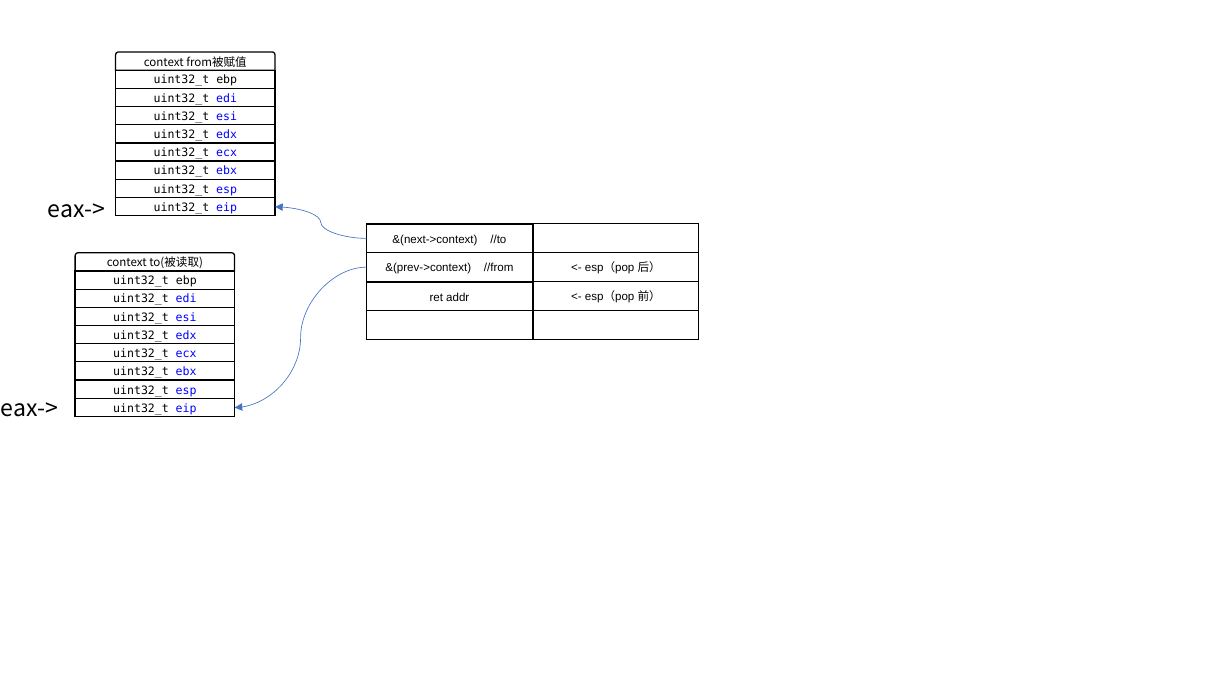
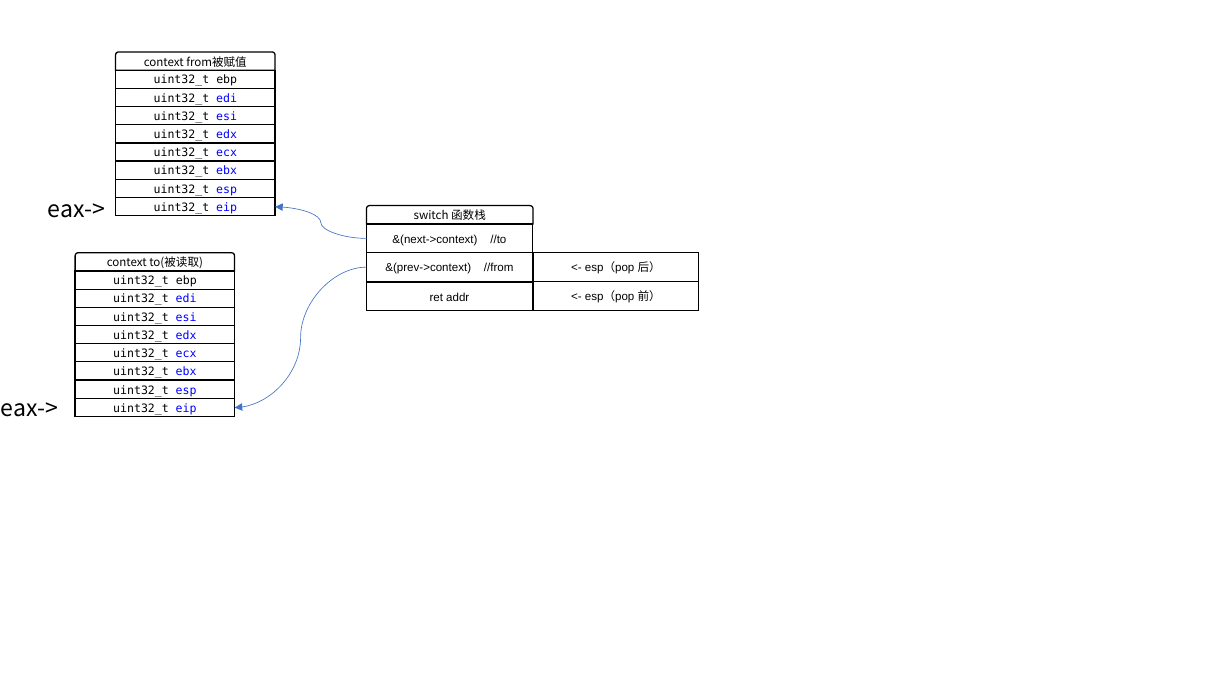
Before and after one commit to libinyl/lcore, a slide deck: slide 4 of ppts/任务管理.pptx (slide 5 before the commit). Drawn at 1232x693 pixels with LibreOffice and Linux fonts; fonts in the diff are those of the drawing. Boxes give left, top, right and bottom in pixels: in the first picture for what was removed or moved away, otherwise in the second. Text is boxed around its words. In the diff, an @@ line names an element or a change of style, - is before the commit and + after.

```diff
--- a/ppts/任务管理.pptx
+++ b/ppts/任务管理.pptx
@@ round same rect added at [367, 206, 533, 225], outline #000000 1 pt, 9 pt, text #000000 @@
+switch 函数栈
@@ rectangle removed at [533, 224, 700, 252] @@
@@ rectangle removed at [367, 311, 533, 339] @@
@@ rectangle removed at [533, 311, 700, 339] @@
```
Also in this commit, not shown: 1 other slide changed, 19 other files.
